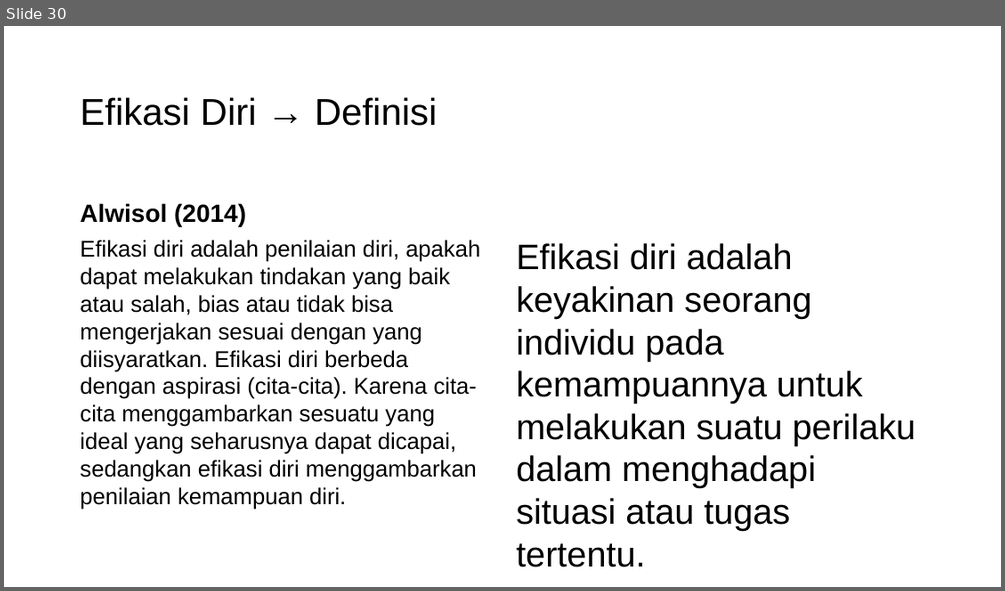
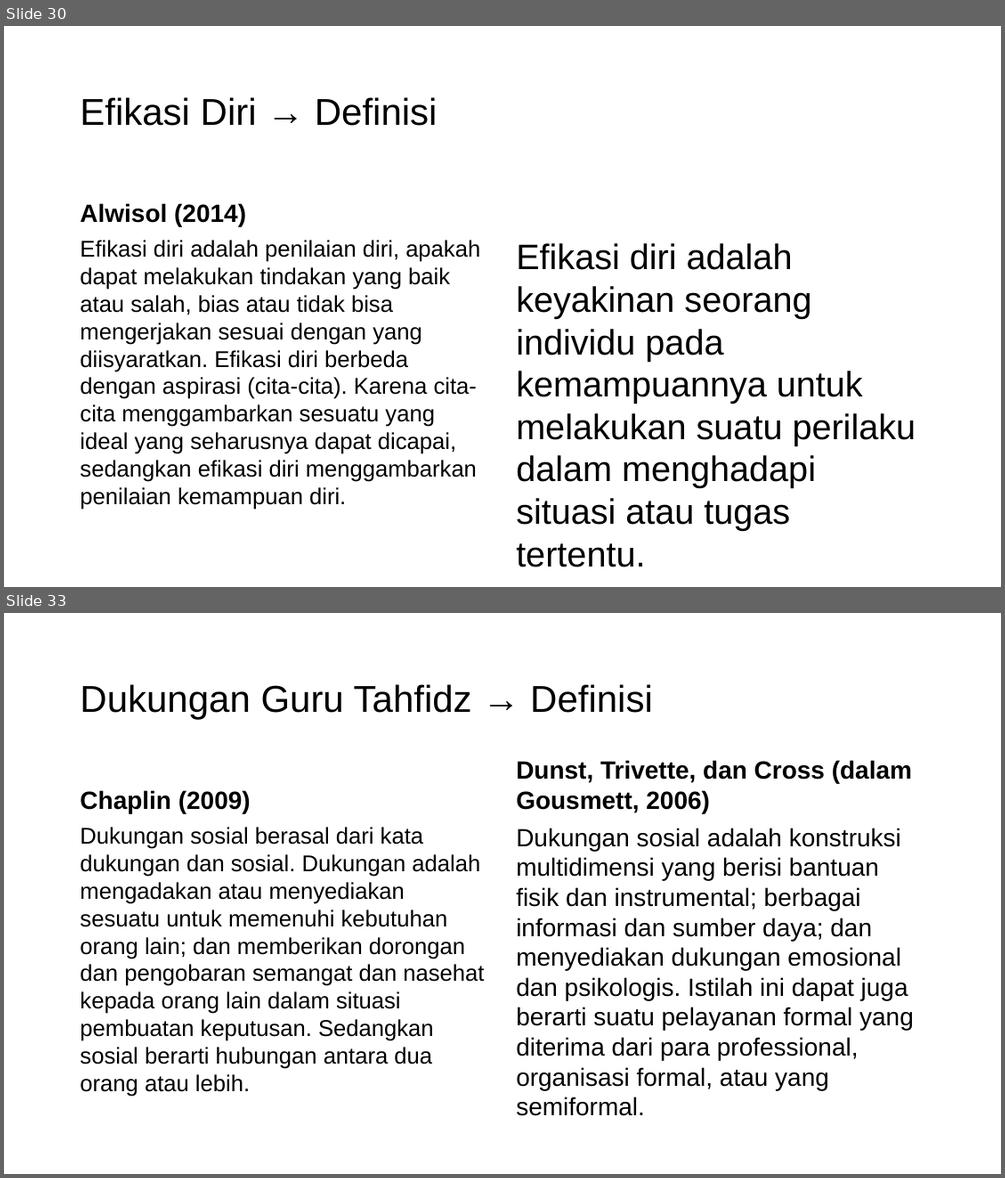
Before and after one commit to mzaini30/skripsi, a slide deck: seminar proposal.pptx. Shown one above the other, each under a label of ours: slide 30 before the commit, slides 30 and 33 after it; the slides between them are not shown. The pictures are 1005x591 and 1005x1178 pixels, drawn with LibreOffice and Linux fonts; fonts in the diff are those of the drawing; background and template pictures are left out. Boxes give left, top, right and bottom in pixels: in the first picture for what was removed or moved away, otherwise in the second. Text is boxed around its words. In the diff, an @@ line names an element or a change of style, - is before the commit and + after.

```diff
--- a/seminar proposal.pptx
+++ b/seminar proposal.pptx
@@ slide 33 added at (x1=4, y1=613, x2=1001, y2=1174), background picture (left out) @@
@@ title added at (x1=80, y1=684, x2=653, y2=719), 36 pt, text #000000 @@
+Dukungan Guru Tahfidz → Definisi
@@ text added at (x1=516, y1=760, x2=912, y2=813), 24 pt, text #000000, bold @@
+Dunst, Trivette, dan Cross (dalam Gousmett, 2006)
@@ text added at (x1=80, y1=790, x2=251, y2=813), 24 pt, text #000000, bold @@
+Chaplin (2009)
@@ text added at (x1=80, y1=827, x2=484, y2=1096), 22 pt, text #000000 @@
+Dukungan sosial berasal dari kata dukungan dan sosial. Dukungan adalah mengadakan atau menyediakan sesuatu untuk memenuhi kebutuhan orang lain; dan memberikan dorongan dan pengobaran semangat dan nasehat kepada orang lain dalam situasi pembuatan keputusan. Sedangkan sosial berarti hubungan antara dua orang atau lebih.
@@ text added at (x1=516, y1=827, x2=914, y2=1116), 24 pt, text #000000 @@
+Dukungan sosial adalah konstruksi multidimensi yang berisi bantuan fisik dan instrumental; berbagai informasi dan sumber daya; dan menyediakan dukungan emosional dan psikologis. Istilah ini dapat juga berarti suatu pelayanan formal yang diterima dari para professional, organisasi formal, atau yang semiformal.
```
Also in this commit, not shown: 17 slides changed, 5 other slides added.
